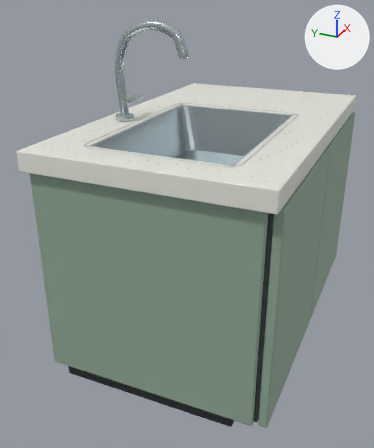
Before and after pictures for a commit that changed the glTF model assets/3d/native/kitchenModernSinkSage.glb.
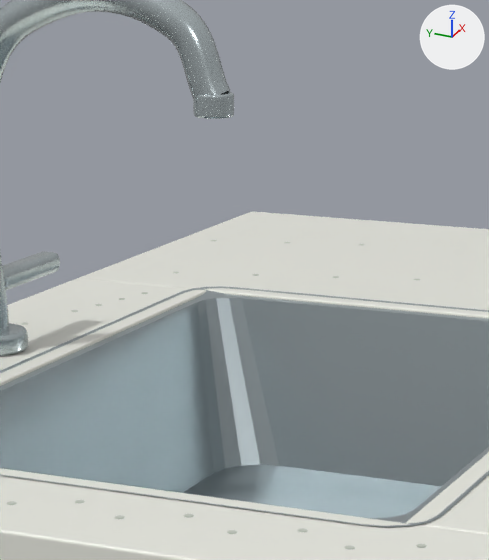
The first picture shows the older version from a 50 mm lens placed at (-2.53, -0.95, 1.85), pointed at (-0.16, 0.12, 0.66). The close-ups show the older and then the newer version on the part from 34% to 69% of the width and 6% to 39% of the height of that picture. Only the edits that show in the close-ups are written down. Every picture has the same lights, and +X, +Y and +Z are marked at upper right. Where no turn or scale is listed for an object, it has been applied to the vertices.

Objects in the first close-up: 'Curved mixer tap', 'Mixer tap base', 'Recessed sink bowl', 'Single lever mixer handle', 'Tap aerator', 'Thick stone worktop', 'Thick stone worktop.001', 'Thick stone worktop.002', 'Thick stone worktop.003'.
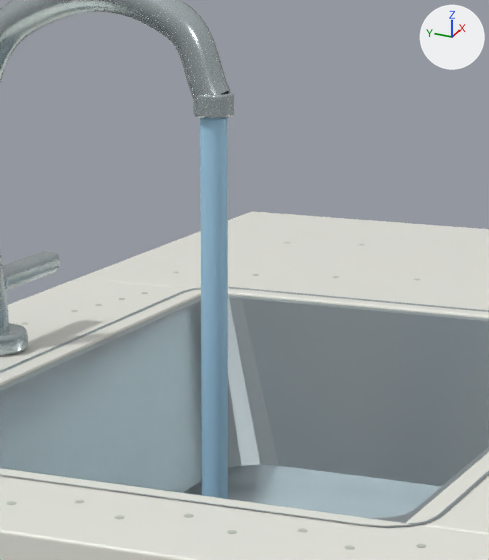
What differs and where, as boxes [x1, y1, x2, y2] in the close-ups (489 x 560 px):
'Interaction water', added (blue)
    after: [200, 118, 228, 499]

Diff of the bpy script that builds the scene:
```diff
--- a/assets/3d/native/kitchenModernSinkSage.glb.py
+++ b/assets/3d/native/kitchenModernSinkSage.glb.py
@@ mat_blue @@
+mat_blue = principled_material('blue')
+mat_blue.base_color = (0.397, 0.665, 0.871)  # blue #a9d5f0
+mat_blue.roughness = 0.72
@@ me_cylinder_189 @@
+me_cylinder_189.from_pydata(...)  # 256 vertices, 508 faces; spans x -0.017..0.017, y -0.017..0.017, z -0.28..0.28
+me_cylinder_189.materials.append(mat_blue)  # blue #a9d5f0
@@ ob_interaction_water @@
+ob_interaction_water = bpy.data.objects.new('Interaction water', me_cylinder_189)
+ob_interaction_water.location = (-0.25, 0.1, 1.27)
```
